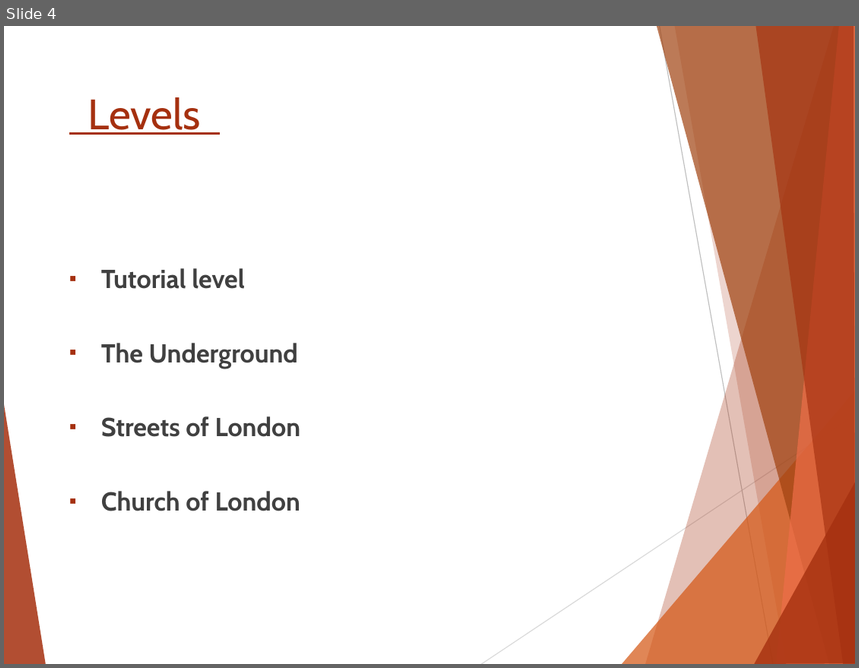
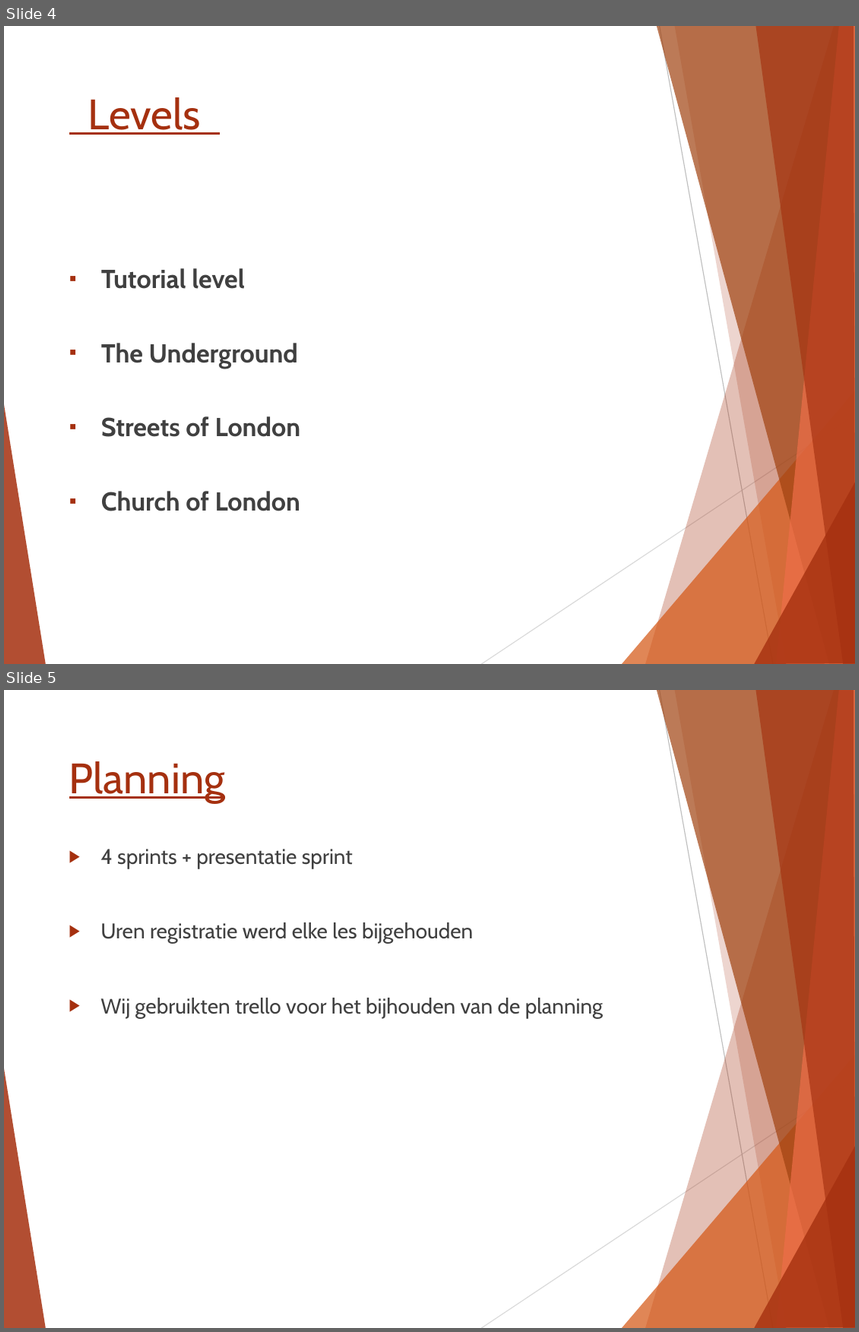
Before and after one commit to Mesmir/GameLabs_Proj1, a slide deck: Project/Presentatie_En_UI/StartPresentatieXeroderma.pptx. Shown one above the other, each under a label of ours: slide 4 before the commit, slides 4 and 5 after it. The pictures are 859x668 and 859x1332 pixels, drawn with LibreOffice and Linux fonts; fonts in the diff are those of the drawing. Boxes give left, top, right and bottom in pixels: in the first picture for what was removed or moved away, otherwise in the second. Text is boxed around its words. In the diff, an @@ line names an element or a change of style, - is before the commit and + after.

Commit message:
presentatie aangepast
art gedeelte toegevoegd

```diff
--- a/Project/Presentatie_En_UI/StartPresentatieXeroderma.pptx
+++ b/Project/Presentatie_En_UI/StartPresentatieXeroderma.pptx
@@ slide 5 added at box(4, 690, 855, 1328), background #FFFFFF; not listed: 10 template elements that a slide beside it also shows @@
@@ title added at box(69, 761, 225, 802), 36 pt, text #A5300F, underline @@
+Planning
@@ text added at box(101, 849, 603, 1018), 18 pt, text #404040 @@
+▶ 4 sprints + presentatie sprint
+▶ Uren registratie werd elke les bijgehouden
+▶ Wij gebruikten trello voor het bijhouden van de planning
```
Also in this commit, not shown: 6 other slides added, 1 slide removed.
